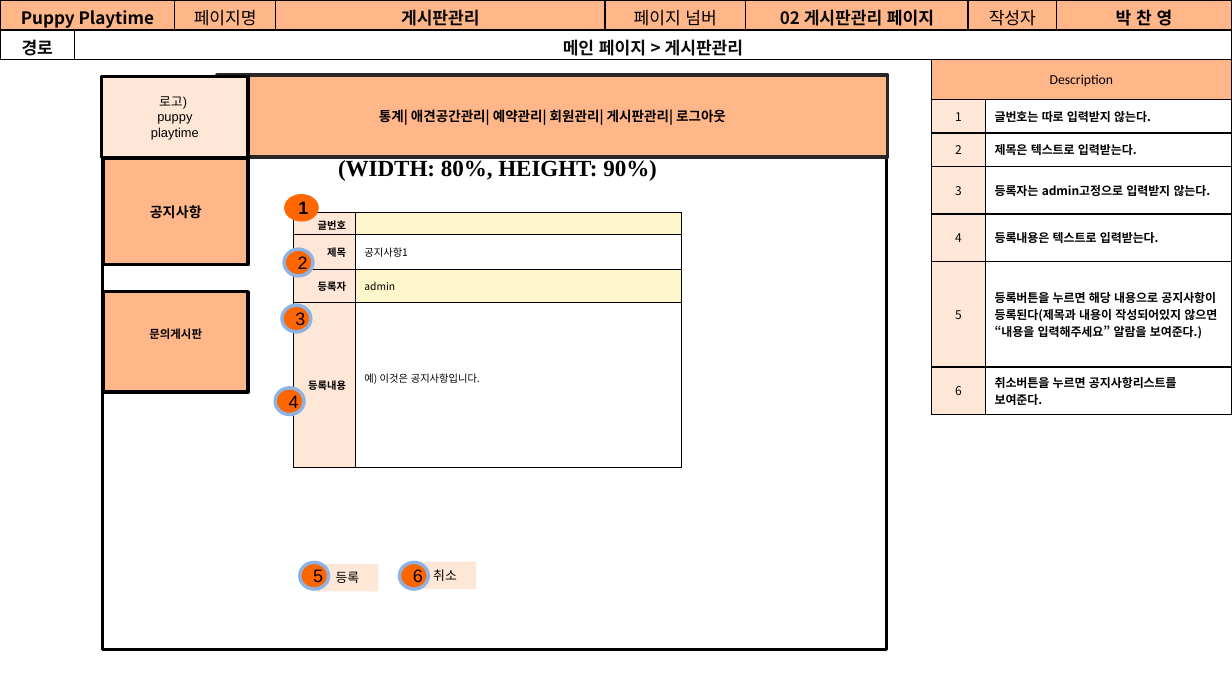
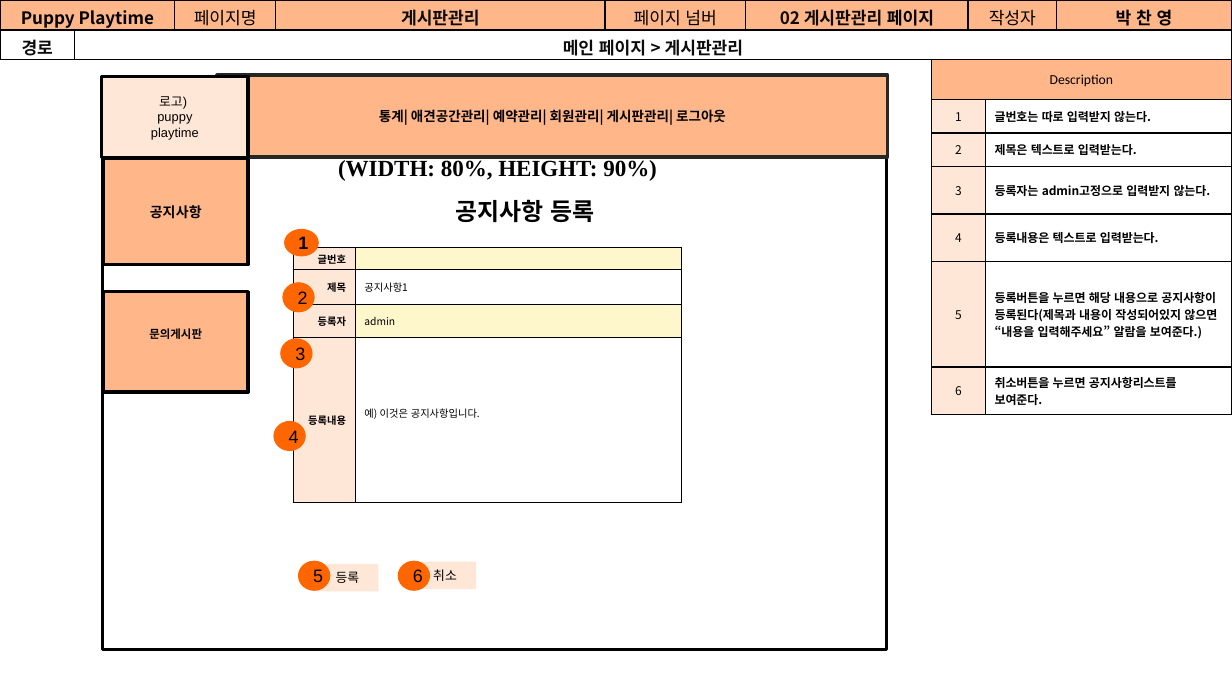
Before and after one commit to Jogging-Kim-Chaebak/PuppyPlaytime, a slide deck: slide 28 of 프로젝트 산출물/9. 스토리보드/Puppy Playtime 관리자 스토리보드.pptx. Drawn at 1232x694 pixels with LibreOffice and Linux fonts; fonts in the diff are those of the drawing. Boxes give left, top, right and bottom in pixels: in the first picture for what was removed or moved away, otherwise in the second. Text is boxed around its words. In the diff, an @@ line names an element or a change of style, - is before the commit and + after.

Commit message:
박찬영 관리자 요구사항, 스토리보드 수정 반영

```diff
--- a/프로젝트 산출물/9. 스토리보드/Puppy Playtime 관리자 스토리보드.pptx
+++ b/프로젝트 산출물/9. 스토리보드/Puppy Playtime 관리자 스토리보드.pptx
@@ text added at [456,199,594,222], 14 pt, text #000000, bold @@
+공지사항 등록
@@ 4 ellipses, 1 table: place and size @@
-4 ellipses, 1 table at [275,193,681,467]
+4 ellipses, 1 table at [275,229,681,503]
@@ outline #8CB3E3 2 pt to #FF6600 2 pt in 5 elements at [299,562,328,589], [399,562,428,589], [285,283,313,310], [282,340,310,367], [275,423,303,450] @@
```
Also in this commit, not shown: 23 other slides changed, 1 slide removed, 3 other files.
